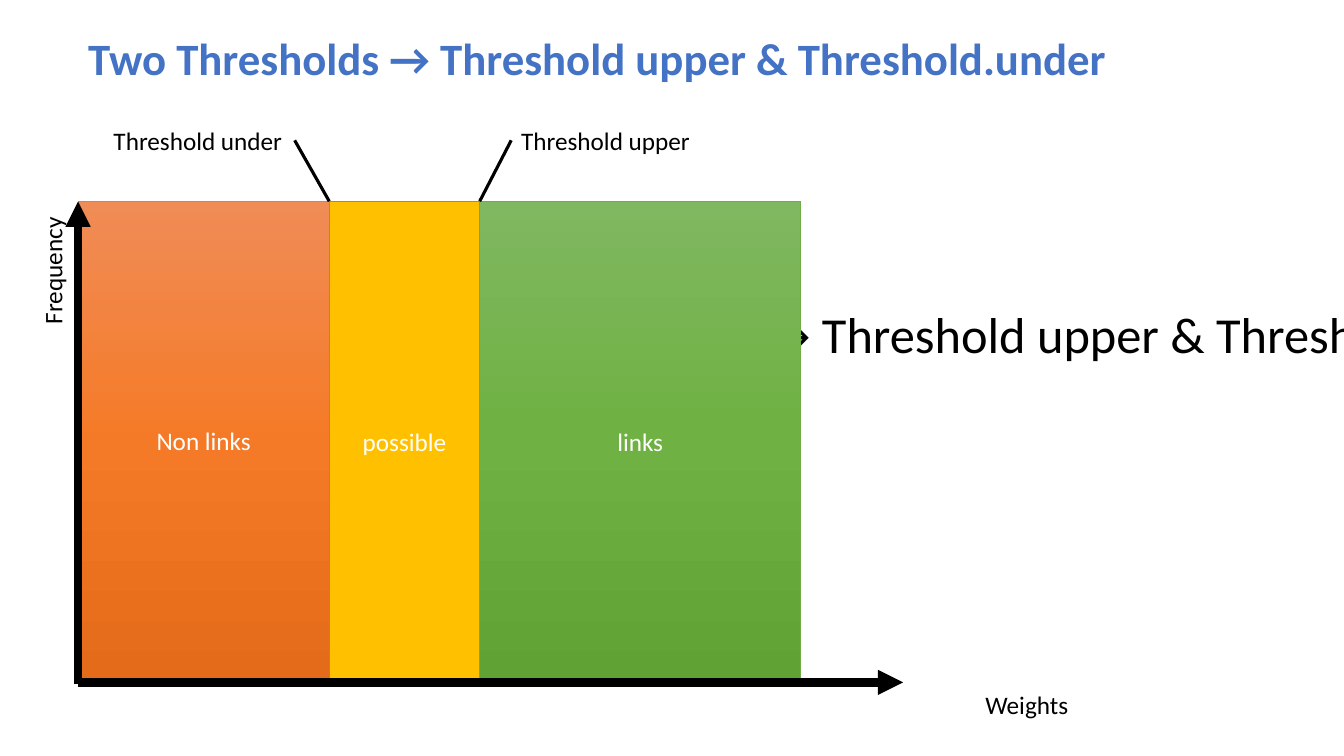
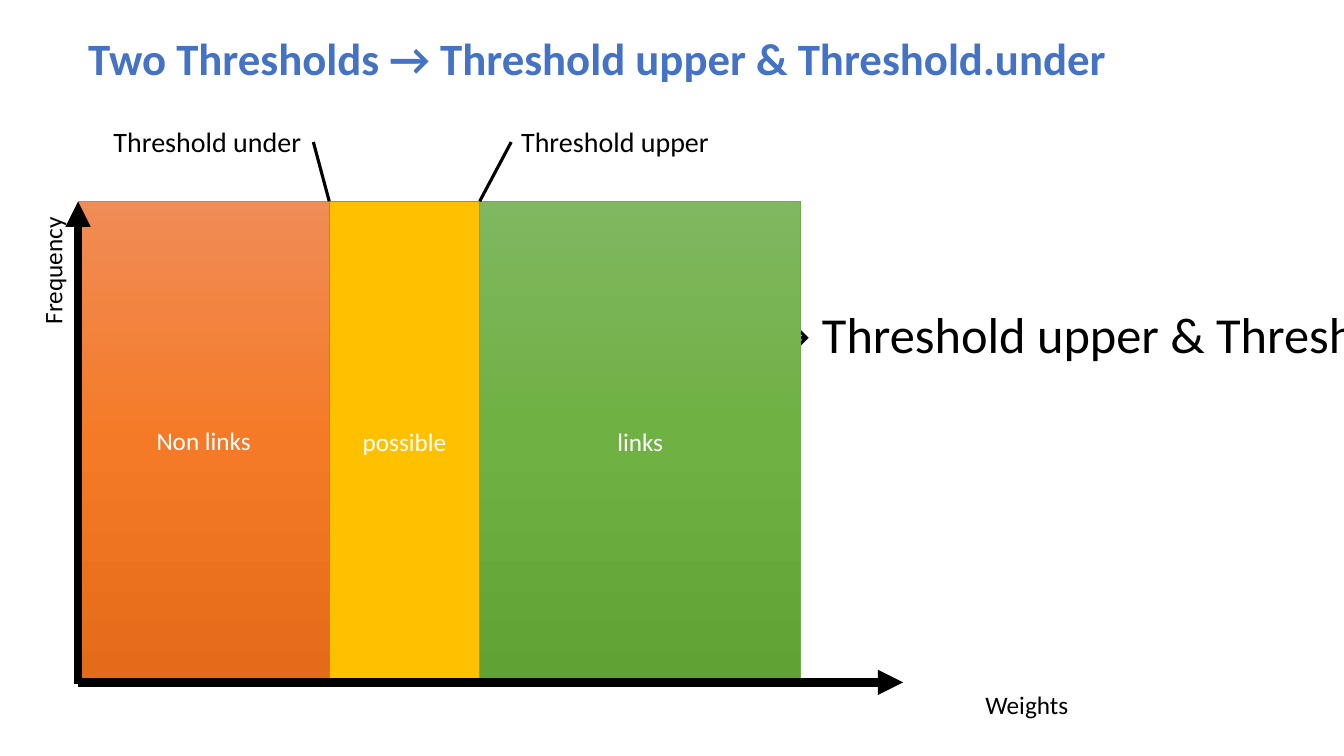
Before and after one commit to schmt5/record-linkage-getPairs, a slide deck: slide 9 of RLgetPairs.pptx. Drawn at 1344x756 pixels with LibreOffice and Linux fonts; fonts in the diff are those of the drawing. Boxes give left, top, right and bottom in pixels: in the first picture for what was removed or moved away, otherwise in the second. Text is boxed around its words. In the diff, an @@ line names an element or a change of style, - is before the commit and + after.

Commit message:
ppp update

```diff
--- a/RLgetPairs.pptx
+++ b/RLgetPairs.pptx
@@ text "Threshold under" at [113,132,301,153]: size 18 to 20 pt @@
@@ line moved from (294, 140) - (330, 202) to (314, 142) - (330, 202) @@
@@ text "Threshold upper" at [521,132,709,157]: size 18 to 20 pt @@
```
Also in this commit, not shown: 1 other slide changed.
